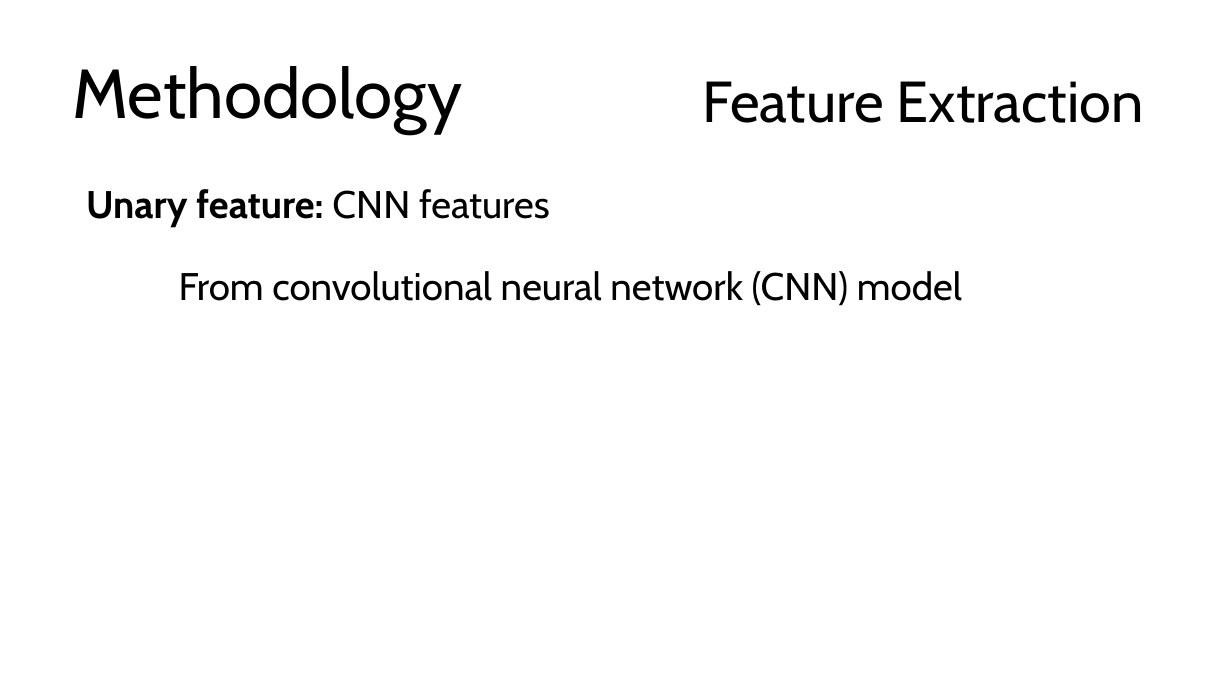
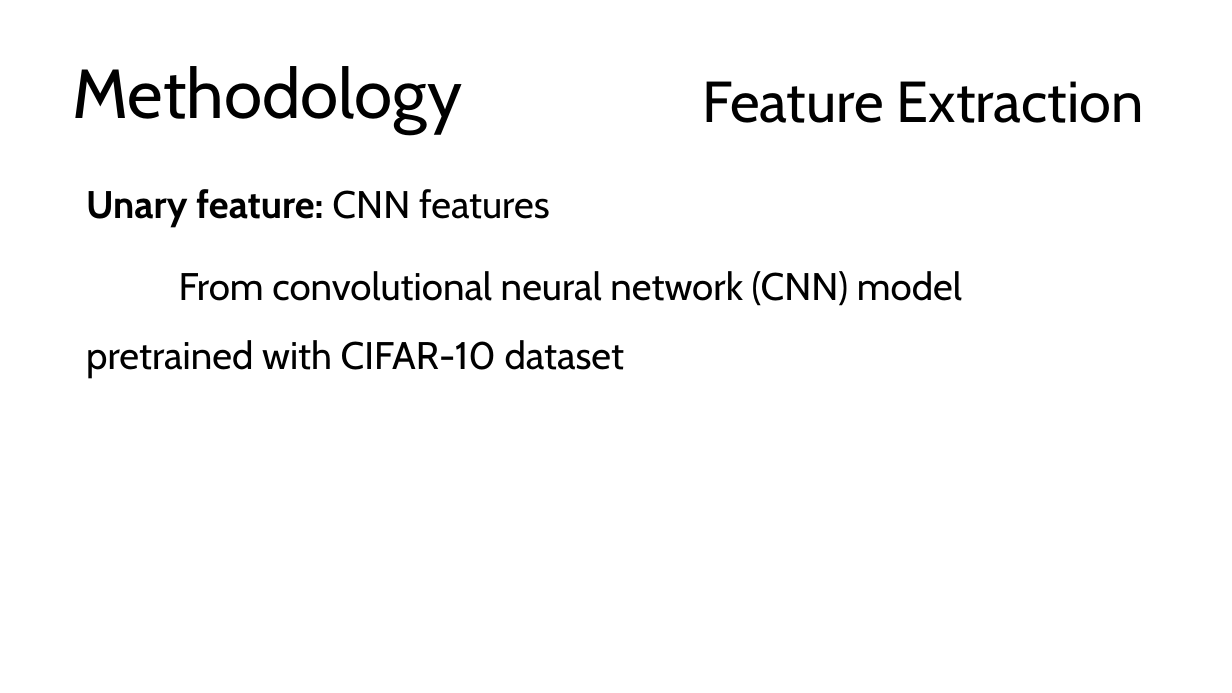
Before and after one commit to roy-salvador/cs284-image-segmentation, a slide deck: slide 7 of cs284-miniproject-slides.ppt. Drawn at 1232x693 pixels with LibreOffice and Linux fonts; fonts in the diff are those of the drawing. Boxes give left, top, right and bottom in pixels: in the first picture for what was removed or moved away, otherwise in the second. Text is boxed around its words. In the diff, an @@ line names an element or a change of style, - is before the commit and + after.

Commit message:
Updated presentation slides

```diff
--- a/cs284-miniproject-slides.ppt
+++ b/cs284-miniproject-slides.ppt
@@ subtitle at (x1=86, y1=271, x2=962, y2=379): text changed @@
-From convolutional neural network (CNN) model
+From convolutional neural network (CNN) model pretrained with CIFAR-10 dataset
```
